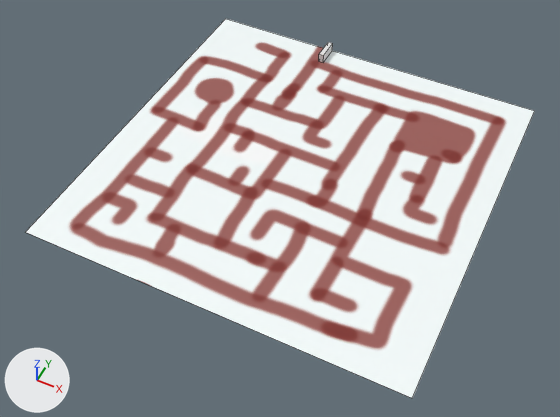
A saved change to the Blender file Resources/Unity Rips/maze.blend.
Camera for both pictures: a 50 mm lens placed at (18.1, -39.5, 43.6), pointed at (-0.1, -3.0, -2.0). Lighting does not change. The marker at lower left points along +X, +Y and +Z. Mesh edges are drawn as thin lines.
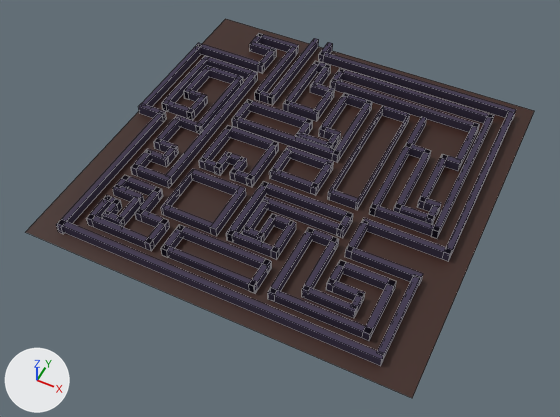
Edits to the bpy script that builds the scene:
```text
Add mat_material_003:
    mat_material_003 = principled_material('Material.003')
    mat_material_003.base_color = (0.0445, 0.0151, 0.00984)  # brown #3c2119
Add mat_material:
    mat_material = diffuse_material('Material')
    mat_material.base_color = (0.0637, 0.0517, 0.0908)  # dark purple #474055
Change me_plane:
    used by ob_plane; location = (0.0, 0.0, 0.0); scale = (15.0, 15.0, 15.0)
    remove me_plane.from_pydata(...)  # 4 vertices, 1 face; spans x -1.0..1.0, y -1.0..1.0, z 0.0
    remove me_plane.materials.append(mat_material_001)  # picture img_material_001_base_color
    add me_plane.from_pydata(...)  # 976 vertices, 733 faces; spans x -1.0..1.0, y -1.0..1.0, z 0.0..0.05
    me_plane part 1: 972 vertices added at x -0.99..0.91, y -0.93..1.0, z 0.0..0.05
    me_plane part 2: 1 face spanning x -1.0..1.0, y -1.0..1.0, z 0.0 switches from mat_material_001 (picture img_material_001_base_color) to mat_material_003 (brown #3b2119)
    add me_plane.materials.append(mat_material_003)  # brown #3c2119
    add me_plane.materials.append(mat_material)  # dark purple #474055
Remove ob_cube:
    ob_cube = bpy.data.objects.new('Cube', me_cube_001)
    ob_cube.location = (-3.23, 14.02, 1.0)
```

Pixel boxes (x1, y1, x2, y2) of what changed, in the pictures (560 x 417 px):
'Cube', deleted: before (319, 42, 333, 62)
part 1 of me_plane, added (purple): after (56, 33, 516, 366)
part 2 of me_plane, recoloured: (26, 19, 534, 398) in both
